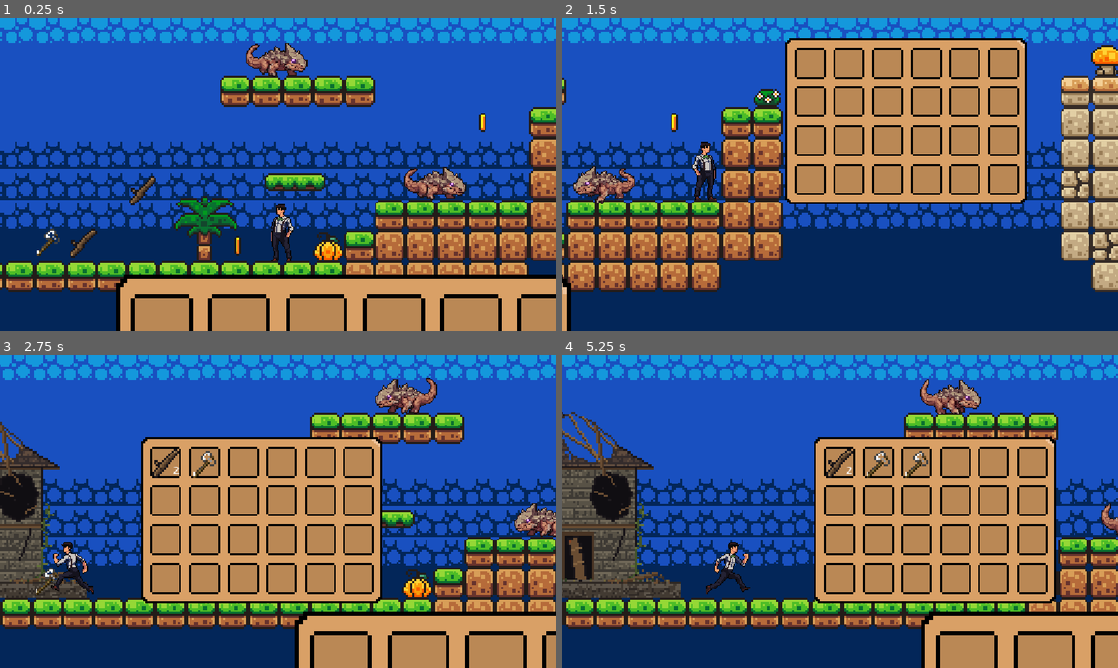
Above: before the commit, frames 1-4 (two rows, left to right).
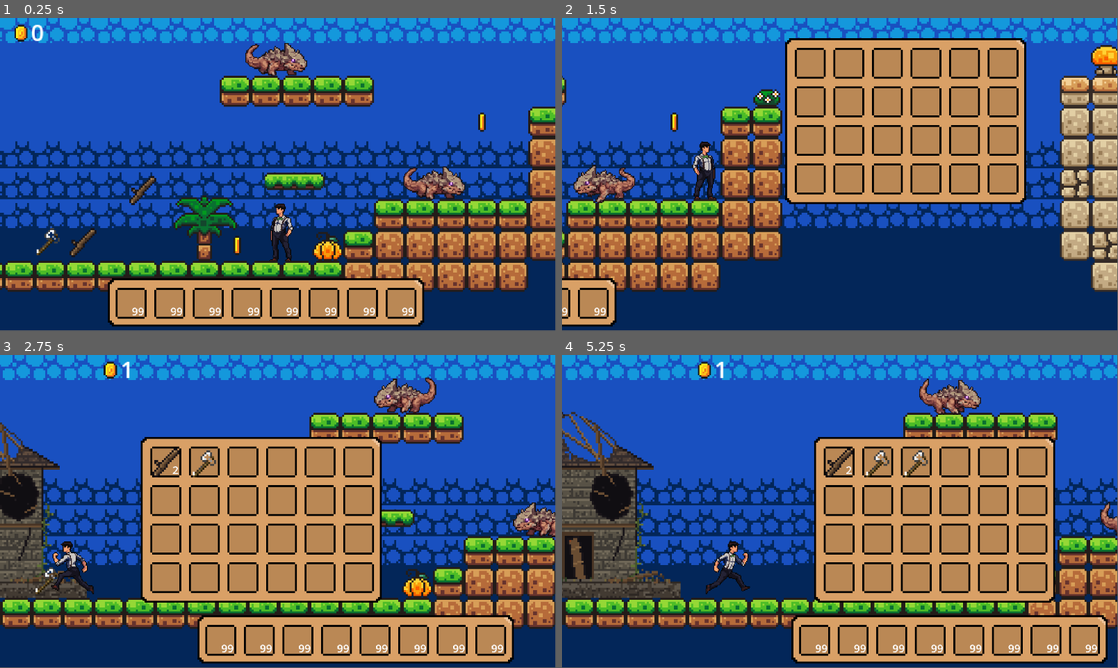
Above: after the commit, the same moments.

Repository: mohawk2409/survive
Game: Godot game, scene res://scenes/game.tscn
Same seed, same stepped clock (60 frames per second), same inputs: the game is played once before the commit and once after it.
Inputs (mouse positions are in pixels of both pictures, inside the frame that each line leads up to):
- Up to frame 1 (0.25 s): no input
- Up to frame 2 (1.5 s): move the mouse to (962, 158) at 0.52 s; hold Right (move_right) 0.53-1.25 s; tap E (i) at 0.6 s; click (962, 158) at 0.67 s; tap Up (jump) at 0.77 s; drag from (867, 64) to (623, 302) at 1.27 s
- Up to frame 3 (2.75 s): move the mouse to (333, 442) at 2.02 s; hold Left (move_left) from 2.03 s (still down); tap F (fly) at 2.1 s; tap E (i) at 2.3 s
- Up to frame 4 (5.25 s): release Left (move_left) at 2.75 s; drag from (756, 461) to (1090, 514) at 2.77 s; drag from (862, 461) to (984, 405) at 3.52 s; drag from (901, 461) to (1056, 405) at 4.27 s; move the mouse to (940, 461) at 5.02 s; hold Right (move_right) from 5.03 s (still down); tap F (fly) at 5.1 s; click (940, 461) at 5.17 s
In our replay, the window is 800x450 before the commit and 799x449 after it. These sizes can differ from the game's own. Grey fills any space a smaller window leaves; there, only what the larger window draws over its background counts as a difference.

The runs differ from the first frame. In frame 1, 20% of the frame differs, in the area x 0-100%, y 0-100%; in frame 2, 9.8%; in frame 3, 18%; in frame 4, 17%.

Commit message:
fix some slots issues

Diff:
--- a/project.godot
+++ b/project.godot
@@ -17,6 +17,10 @@
 
 [display]
 
+window/size/viewport_width=288
+window/size/viewport_height=162
+window/size/window_width_override=1152
+window/size/window_height_override=648
 window/stretch/mode="canvas_items"
 window/stretch/aspect="expand"
 
--- a/scenes/bottom_bar_ui.tscn
+++ b/scenes/bottom_bar_ui.tscn
@@ -5,20 +5,17 @@
 
 [node name="bottom_bar_ui" type="Control" unique_id=879348506]
 layout_mode = 3
+anchors_preset = 0
+offset_right = 164.0
+offset_bottom = 25.0
+
+[node name="NinePatchRect" type="NinePatchRect" parent="." unique_id=1673508643]
+layout_mode = 1
 anchors_preset = 15
 anchor_right = 1.0
 anchor_bottom = 1.0
-offset_right = -984.0
-offset_bottom = -626.0
 grow_horizontal = 2
 grow_vertical = 2
-
-[node name="NinePatchRect" type="NinePatchRect" parent="." unique_id=1673508643]
-layout_mode = 0
-offset_left = -1.0
-offset_top = -1.0
-offset_right = 163.0
-offset_bottom = 24.0
 texture = ExtResource("1_qp8hl")
 patch_margin_left = 6
 patch_margin_top = 6
--- a/scenes/game.tscn
+++ b/scenes/game.tscn
@@ -332,25 +332,26 @@
 
 [node name="CanvasLayer" type="CanvasLayer" parent="." unique_id=431231060]
 follow_viewport_enabled = true
-follow_viewport_scale = 2.0
+
+[node name="bottom_bar_ui" parent="CanvasLayer" unique_id=879348506 instance=ExtResource("19_264po")]
+anchors_preset = 7
+anchor_left = 0.5
+anchor_top = 1.0
+anchor_right = 0.5
+anchor_bottom = 1.0
+offset_left = -187.0
+offset_top = -89.0
+offset_right = -23.0
+offset_bottom = -64.0
+grow_horizontal = 2
+grow_vertical = 0
 
 [node name="Score" parent="CanvasLayer" unique_id=1507311229 instance=ExtResource("9_0tnpc")]
-offset_left = -98.0
-offset_top = -58.5
-offset_right = -81.0
-offset_bottom = -52.125
+offset_left = -94.0
+offset_top = -60.0
+offset_right = -77.0
+offset_bottom = -53.625
 scale = Vector2(1, 1)
-
-[node name="bottom_bar_ui" parent="CanvasLayer" unique_id=879348506 instance=ExtResource("19_264po")]
-anchors_preset = -1
-anchor_left = -0.11000001
-anchor_top = -0.034
-anchor_right = 0.142
-anchor_bottom = 0.16600001
-offset_left = 130.72
-offset_top = 68.032
-offset_right = -90.583984
-offset_bottom = -49.067997
 
 [node name="House" parent="." unique_id=1347396065 instance=ExtResource("11_kvpfn")]
 position = Vector2(-169, 3)
@@ -376,7 +377,6 @@
 position = Vector2(45, 50)
 
 [node name="Camera2D" type="Camera2D" parent="Player" unique_id=623719277]
-zoom = Vector2(4, 4)
 limit_bottom = 100
 position_smoothing_enabled = true
 script = ExtResource("6_dinhu")
